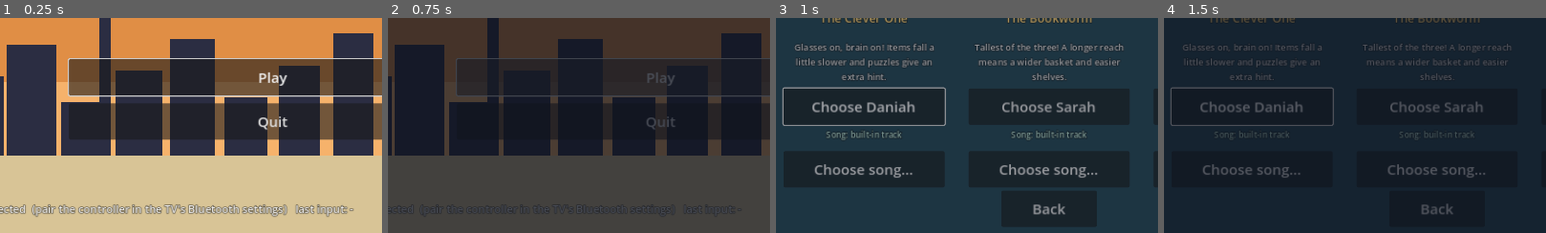
Above: before the commit, frames 1-4 (left to right).
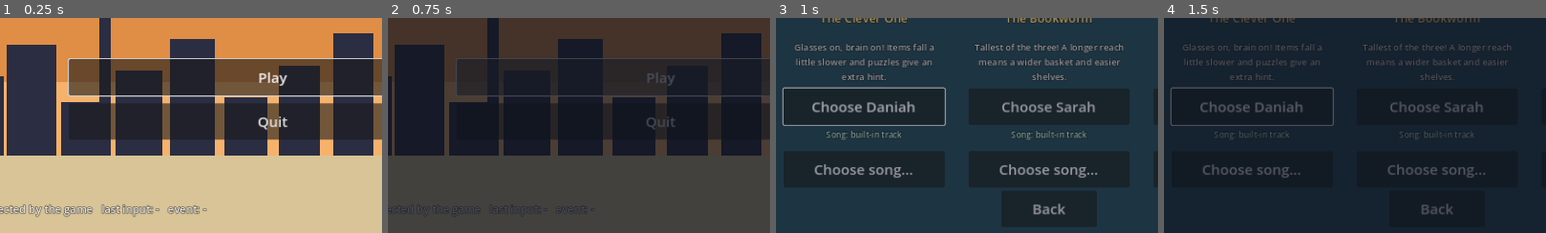
Above: after the commit, the same moments.

Repository: ffawazz/RiyadhCityGame
Game: Godot game, scene res://scenes/main_menu.tscn
The game is run twice, just before and just after one commit, with the same random seed, the same clock (stepped at 60 frames per second) and the same inputs.
Inputs (mouse positions are % of the whole screen's width and height, from its top left):
- Up to frame 1 (0.25 s): no input
- Up to frame 2 (0.75 s): click "Play" at 0.5 s
- Up to frame 3 (1 s): no input
- Up to frame 4 (1.5 s): tap Enter (ui_accept) at 1.25 s; move the mouse to (72, 45) at 1.27 s; hold D (steer_right) from 1.28 s (still down); tap C (camera) at 1.35 s; click (72, 45) at 1.42 s
The pictures show only the part of the screen within x 14-64%, y 50-100%; the shares and areas given below are measured in that part.

The runs differ from the first frame. In frame 1, 2.6% of the frame differs, in the area x 7-93%, y 86-93%; in frame 2, 0.1%; in frame 3, nothing differs; in frame 4, nothing differs.

Commit message:
Main menu: show the last raw input event for controller debugging
Co-Authored-By: Claude Sonnet 5.5 <noreply@anthropic.com>
Claude-Session: https://claude.ai/code/session_015CA9bVV8h4BEc2nmJDz4jZ

Diff:
--- a/scripts/menus/main_menu.gd
+++ b/scripts/menus/main_menu.gd
@@ -36,17 +36,20 @@
 
 var _pad_label: Label
 var _last_input: String = "-"
+var _last_event: String = "-"
 
 
 func _refresh_pad() -> void:
 	var pads := Input.get_connected_joypads()
 	if pads.is_empty():
-		_pad_label.text = "Gamepad: NOT detected  (pair the controller in the TV's Bluetooth settings)   last input: %s" % _last_input
+		_pad_label.text = "Gamepad: NOT detected by the game   last input: %s   event: %s" % [_last_input, _last_event]
 	else:
-		_pad_label.text = "Gamepad: %s   last input: %s" % [Input.get_joy_name(pads[0]), _last_input]
+		_pad_label.text = "Gamepad: %s (%d)   last input: %s   event: %s" % [Input.get_joy_name(pads[0]), pads.size(), _last_input, _last_event]
 
 
 func _input(event: InputEvent) -> void:
+	if not (event is InputEventMouseMotion):
+		_last_event = event.as_text().left(60)
 	if event is InputEventJoypadButton or (event is InputEventJoypadMotion and absf((event as InputEventJoypadMotion).axis_value) > 0.5):
 		_last_input = "gamepad"
 	elif event is InputEventKey:
